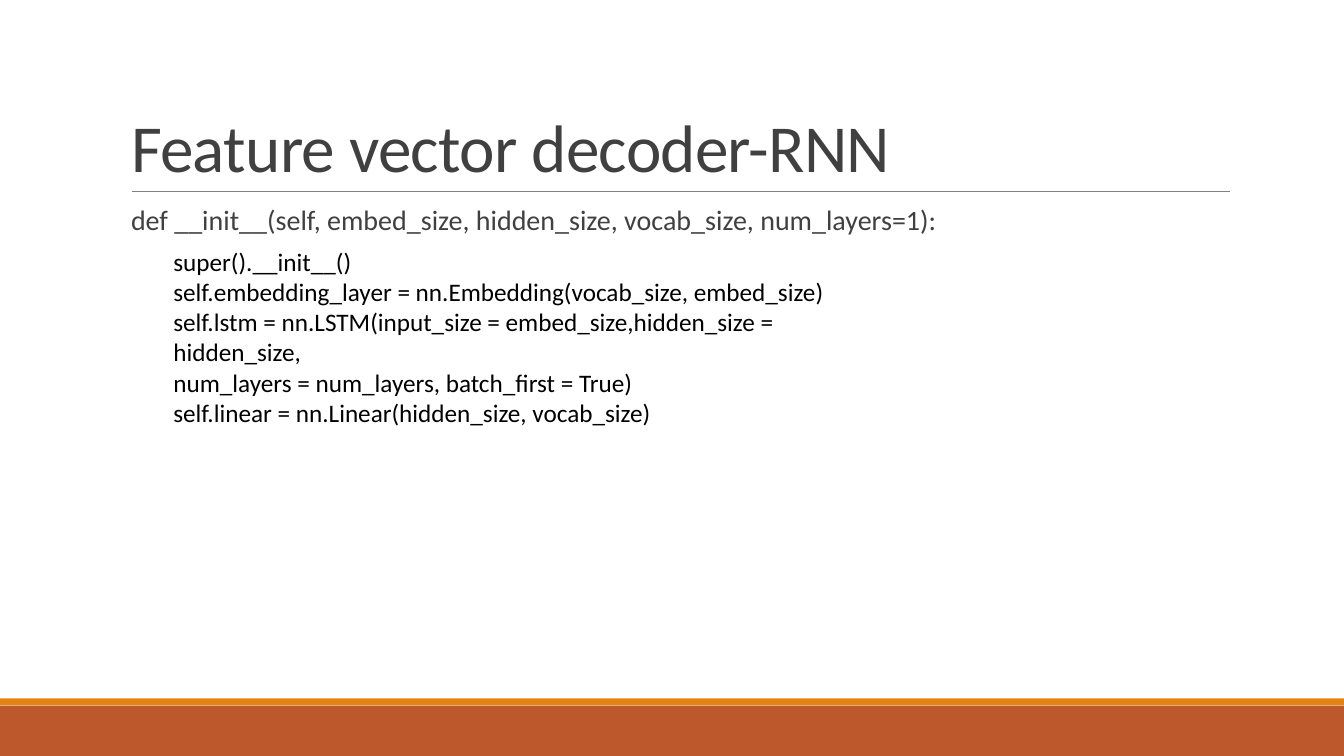
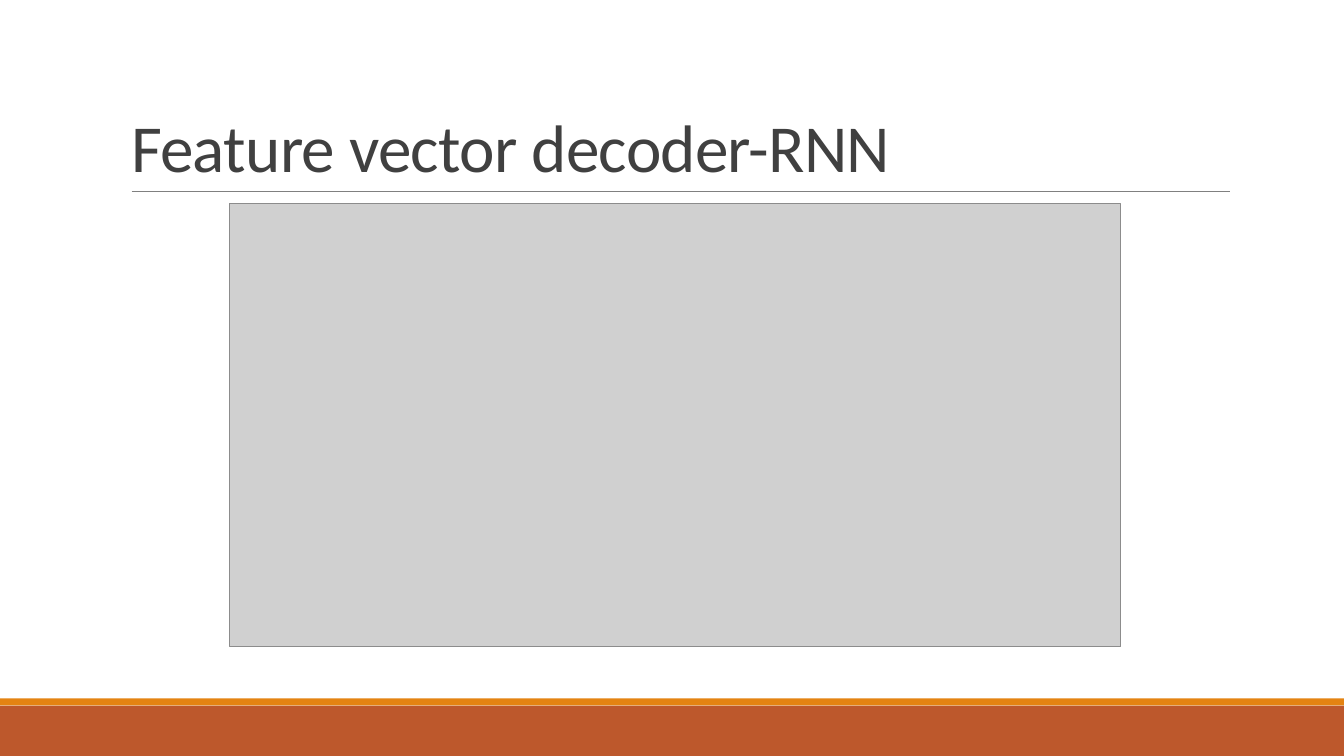
Before and after one commit to MicroRAsus/MLPR-Final-Project, a slide deck: slide 9 of CNNRNNProjectPresentation.pptx. Drawn at 1344x756 pixels with LibreOffice and Linux fonts; fonts in the diff are those of the drawing; grey boxes stand for pictures. Boxes give left, top, right and bottom in pixels: in the first picture for what was removed or moved away, otherwise in the second. Text is boxed around its words. In the diff, an @@ line names an element or a change of style, - is before the commit and + after.

Commit message:
presentation

```diff
--- a/CNNRNNProjectPresentation.pptx
+++ b/CNNRNNProjectPresentation.pptx
@@ text removed at box(131, 209, 936, 235) @@
-  def __init__(self, embed_size, hidden_size, vocab_size, num_layers=1):
@@ picture added at box(230, 204, 1121, 647) @@
@@ text removed at box(173, 253, 823, 426) @@
-super().__init__()
-self.embedding_layer = nn.Embedding(vocab_size, embed_size)
-self.lstm = nn.LSTM(input_size = embed_size,hidden_size = hidden_size,
-num_layers = num_layers, batch_first = True)
-self.linear = nn.Linear(hidden_size, vocab_size)
```
Also in this commit, not shown: 5 other slides changed, 4 slides added, 6 slides removed.
